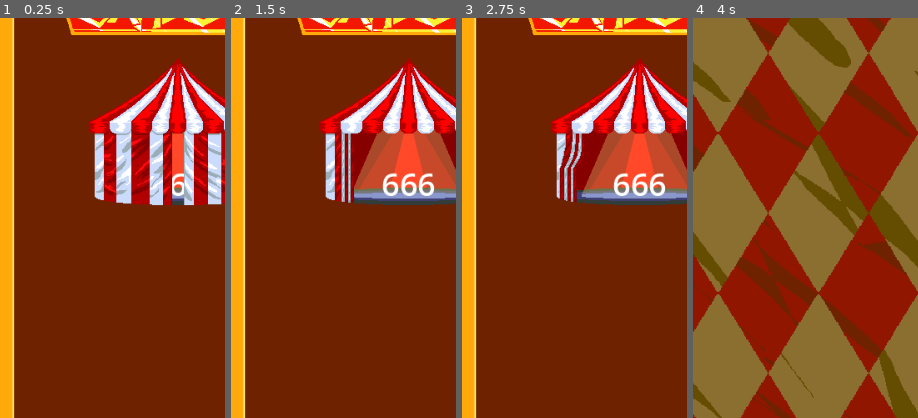
Above: before the commit, frames 1-4 (left to right).
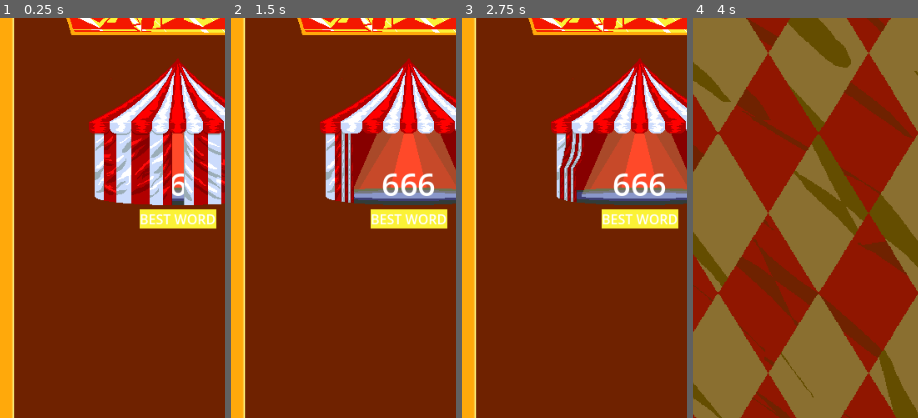
Above: after the commit, the same moments.

Repository: Reicher/lettris2
Game: Godot game, scene res://scenes/GameOver.tscn
The game is run twice, just before and just after one commit, with the same random seed, the same clock (stepped at 60 frames per second) and the same inputs. This scene is started directly instead of the project's main scene.
Inputs:
- Up to frame 1 (0.25 s): no input
- Up to frame 2 (1.5 s): no input
- Up to frame 3 (2.75 s): no input
- Up to frame 4 (4 s): click "Main Menu" at 2.75 s; click "PLAY" at 3.5 s
The pictures show only the part of the screen within x 10-60%, y 12-62%; the shares and areas given below are measured in that part.

The runs differ from the first frame. In frame 1, 1.7% of the frame differs, in the area x 61-97%, y 47-53%; in frame 2, 1.7%; in frame 3, 1.7%; in frame 4, nothing differs.

Commit message:
work on gameover

Diff:
--- a/scenes/GameOver.tscn
+++ b/scenes/GameOver.tscn
@@ -1,8 +1,9 @@
-[gd_scene load_steps=21 format=3 uid="uid://cap2k70wpcutv"]
+[gd_scene load_steps=22 format=3 uid="uid://cap2k70wpcutv"]
 
 [ext_resource type="Script" path="res://scripts/GameOver.gd" id="1_n6qrp"]
 [ext_resource type="Texture2D" uid="uid://86ey3tglhxfq" path="res://assets/spritesheet.png" id="2_8l1g2"]
 [ext_resource type="Texture2D" uid="uid://cxkflc30abj7r" path="res://assets/point-reveal.png" id="3_5782y"]
+[ext_resource type="PackedScene" uid="uid://bgl1t1duhhvxh" path="res://scenes/components/BestWord.tscn" id="4_d0nd5"]
 
 [sub_resource type="AtlasTexture" id="AtlasTexture_vcqva"]
 atlas = ExtResource("2_8l1g2")
@@ -179,6 +180,11 @@
 sprite_frames = SubResource("SpriteFrames_uk0h0")
 animation = &"open"
 centered = false
+
+[node name="BestWord" parent="Outer Margin/Inner Margin/Most inner/VBoxContainer" instance=ExtResource("4_d0nd5")]
+layout_mode = 2
+size_flags_horizontal = 4
+size_flags_vertical = 4
 
 [node name="Title" type="TextureRect" parent="Outer Margin"]
 layout_mode = 2
--- /dev/null
+++ b/scenes/components/BestWord.tscn
@@ -0,0 +1,36 @@
+[gd_scene load_steps=3 format=3 uid="uid://bgl1t1duhhvxh"]
+
+[ext_resource type="Script" path="res://scripts/BestWord.gd" id="1_ba6sq"]
+[ext_resource type="Texture2D" uid="uid://g6kt8d74m4a4" path="res://assets/frame.png" id="2_udnnx"]
+
+[node name="NinePatchRect" type="NinePatchRect"]
+texture_filter = 1
+anchors_preset = 8
+anchor_left = 0.5
+anchor_top = 0.5
+anchor_right = 0.5
+anchor_bottom = 0.5
+offset_right = 110.0
+offset_bottom = 40.0
+grow_horizontal = 2
+grow_vertical = 2
+texture = ExtResource("2_udnnx")
+region_rect = Rect2(10, 10, 80, 80)
+script = ExtResource("1_ba6sq")
+
+[node name="Label" type="Label" parent="."]
+layout_mode = 1
+anchors_preset = 8
+anchor_left = 0.5
+anchor_top = 0.5
+anchor_right = 0.5
+anchor_bottom = 0.5
+offset_left = -46.0
+offset_top = -11.5
+offset_right = 46.0
+offset_bottom = 11.5
+grow_horizontal = 2
+grow_vertical = 2
+text = "BEST WORD"
+horizontal_alignment = 1
+vertical_alignment = 1
--- a/scenes/components/Title.tscn
+++ b/scenes/components/Title.tscn
@@ -1,30 +1,30 @@
 [gd_scene load_steps=4 format=3 uid="uid://bd4f240hk4wj8"]
 
 [ext_resource type="Texture2D" uid="uid://86ey3tglhxfq" path="res://assets/spritesheet.png" id="1_ai4ge"]
-[ext_resource type="PackedScene" uid="uid://dbcbm117ug4jm" path="res://scenes/components/light.tscn" id="2_mb2j5"]
+[ext_resource type="PackedScene" uid="uid://dbcbm117ug4jm" path="res://scenes/components/Light.tscn" id="2_73dl8"]
 
 [sub_resource type="AtlasTexture" id="AtlasTexture_6jkbj"]
 atlas = ExtResource("1_ai4ge")
 region = Rect2(401, 1002, 367, 192)
 
-[node name="TextureRect" type="TextureRect"]
+[node name="Title" type="TextureRect"]
 texture_filter = 1
 offset_right = 40.0
 offset_bottom = 40.0
 texture = SubResource("AtlasTexture_6jkbj")
 stretch_mode = 2
 
-[node name="Light NW" parent="." instance=ExtResource("2_mb2j5")]
+[node name="Light NW" parent="." instance=ExtResource("2_73dl8")]
 position = Vector2(12.5, 12.5)
 
-[node name="Light NE" parent="." instance=ExtResource("2_mb2j5")]
+[node name="Light NE" parent="." instance=ExtResource("2_73dl8")]
 position = Vector2(354.5, 12.5)
 
-[node name="Light SW" parent="." instance=ExtResource("2_mb2j5")]
+[node name="Light SW" parent="." instance=ExtResource("2_73dl8")]
 position = Vector2(12.5, 179.5)
 
-[node name="Light SE" parent="." instance=ExtResource("2_mb2j5")]
+[node name="Light SE" parent="." instance=ExtResource("2_73dl8")]
 position = Vector2(354.5, 179.5)
 
-[node name="Light i" parent="." instance=ExtResource("2_mb2j5")]
+[node name="Light i" parent="." instance=ExtResource("2_73dl8")]
 position = Vector2(265.5, 21.5)
--- /dev/null
+++ b/scripts/BestWord.gd
@@ -0,0 +1,6 @@
+extends NinePatchRect
+
+
+# Called when the node enters the scene tree for the first time.
+func _ready():
+	set_custom_minimum_size($Label.size)
Binary file added: assets/frame.png
